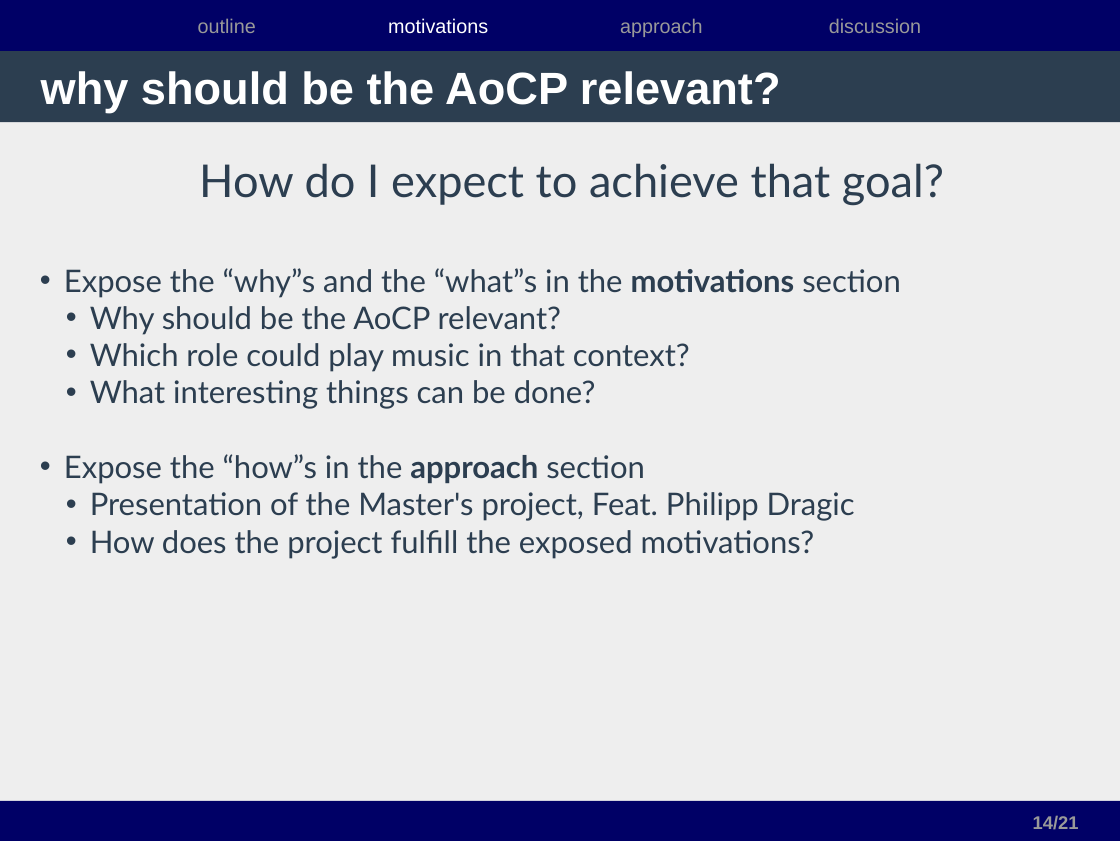
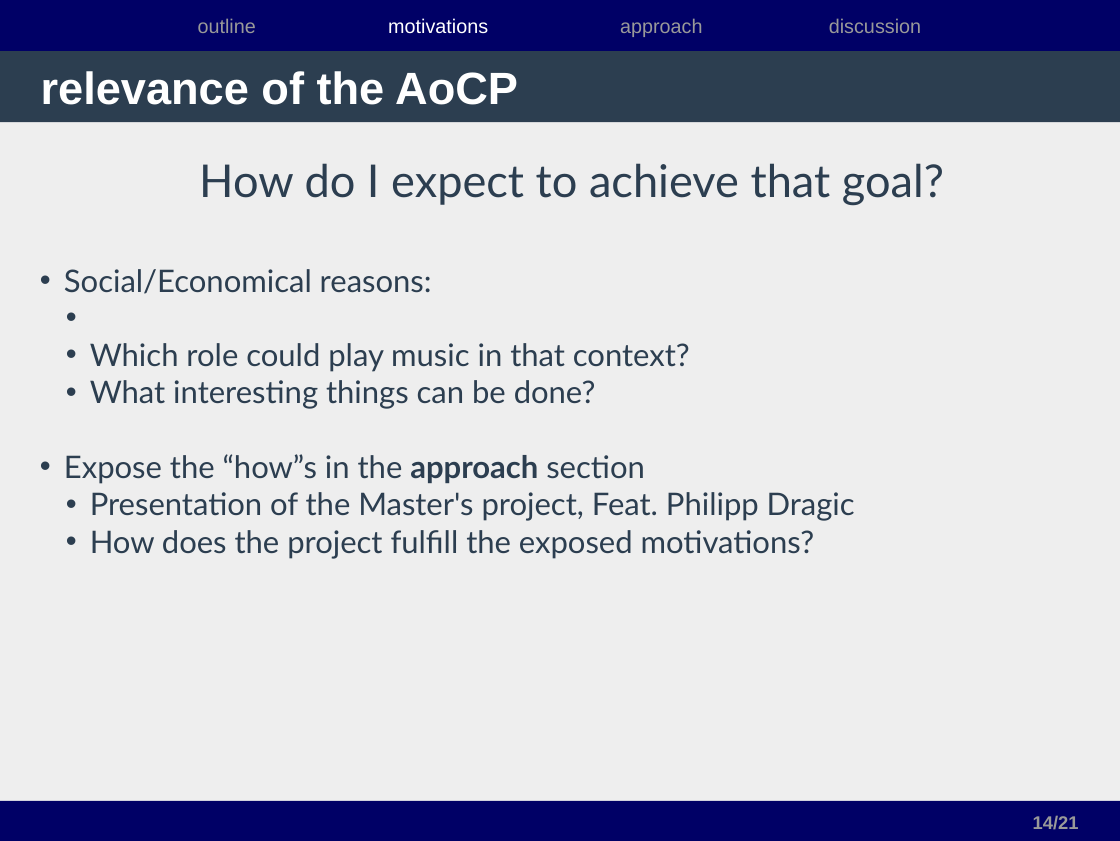
Before and after one commit to andres-fr/videogame-master-hfmdk, a slide deck: slide 14 of documentation/presentation-hfmdk-november2016.odp. Drawn at 1120x841 pixels with LibreOffice and Linux fonts; fonts in the diff are those of the drawing. Boxes give left, top, right and bottom in pixels: in the first picture for what was removed or moved away, otherwise in the second. Text is boxed around its words. In the diff, an @@ line names an element or a change of style, - is before the commit and + after.

Commit message:
working on presentation slidslides

```diff
--- a/documentation/presentation-hfmdk-november2016.odp
+++ b/documentation/presentation-hfmdk-november2016.odp
@@ title at (41,71,518,105): text changed @@
-why should be the AoCP relevant?
+relevance of the AoCP
@@ subtitle at (64,269,432,294): text changed @@
-• Expose the “why”s and the “what”s in the motivations section
-• Why should be the AoCP relevant?
+• Social/Economical reasons:
```
Also in this commit, not shown: 1 other file.
